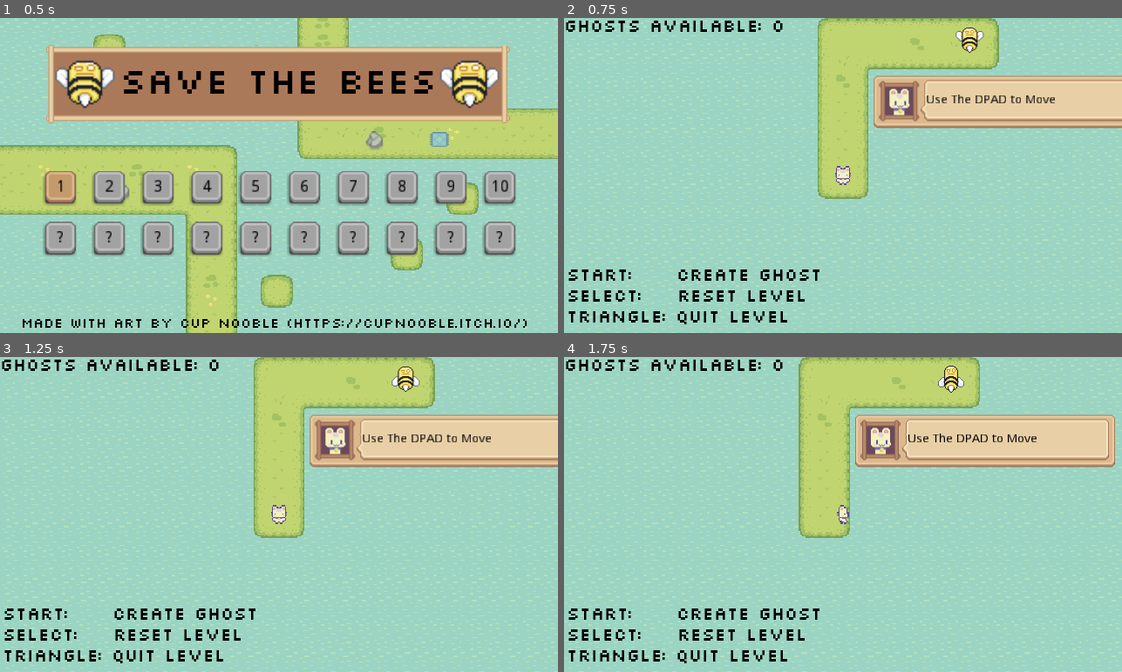
Above: before the commit, frames 1-4 (two rows, left to right).
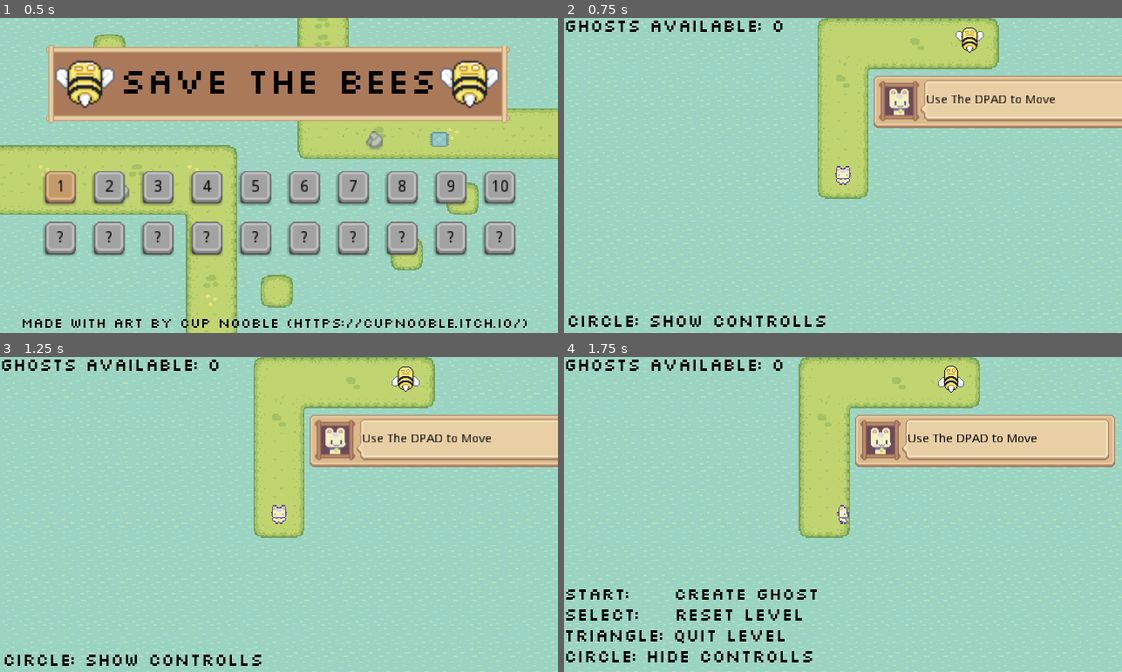
Above: after the commit, the same moments.

Repository: NathanKewley/godot_save_the_bees
Game: Godot game, scene res://scenes/Menu.tscn
Same seed, same stepped clock (60 frames per second), same inputs: the game is played once before the commit and once after it.
Inputs:
- Up to frame 1 (0.5 s): no input
- Up to frame 2 (0.75 s): click "1" at 0.5 s
- Up to frame 3 (1.25 s): no input
- Up to frame 4 (1.75 s): hold D (move_right) from 1.28 s (still down); tap O (show_controls, bound only after the commit) at 1.35 s

Frame 1 is identical in both runs. In frame 2, 2.0% of the frame differs, in the area x 0-47%, y 79-99%; in frame 3, 2.0%; in frame 4, 2.9%, in the area x 0-46%, y 73-98%.

Commit message:
enable toggle controls on screen

Diff:
--- a/project.godot
+++ b/project.godot
@@ -91,6 +91,12 @@
 , Object(InputEventKey,"resource_local_to_scene":false,"resource_name":"","device":0,"alt":false,"shift":false,"control":false,"meta":false,"command":false,"pressed":false,"scancode":0,"physical_scancode":82,"unicode":0,"echo":false,"script":null)
  ]
 }
+show_controls={
+"deadzone": 0.5,
+"events": [ Object(InputEventKey,"resource_local_to_scene":false,"resource_name":"","device":0,"alt":false,"shift":false,"control":false,"meta":false,"command":false,"pressed":false,"scancode":0,"physical_scancode":79,"unicode":0,"echo":false,"script":null)
+, Object(InputEventJoypadButton,"resource_local_to_scene":false,"resource_name":"","device":0,"button_index":1,"pressure":0.0,"pressed":false,"script":null)
+ ]
+}
 
 [input_devices]
 
--- a/scenes/HUD.tscn
+++ b/scenes/HUD.tscn
@@ -1,11 +1,13 @@
-[gd_scene load_steps=3 format=2]
+[gd_scene load_steps=4 format=2]
 
 [ext_resource path="res://assets/fonts/slkscr.ttf" type="DynamicFontData" id=1]
+[ext_resource path="res://scripts/HUD.gd" type="Script" id=2]
 
 [sub_resource type="DynamicFont" id=1]
 font_data = ExtResource( 1 )
 
 [node name="HUD" type="CanvasLayer"]
+script = ExtResource( 2 )
 
 [node name="ghost_tooltip" type="Label" parent="."]
 margin_right = 40.0
@@ -15,12 +17,21 @@
 text = "Ghosts Available: 0"
 
 [node name="controls_tooltip" type="Label" parent="."]
+margin_top = 198.0
+margin_right = 297.0
+margin_bottom = 275.0
+custom_colors/font_color = Color( 0, 0, 0, 1 )
+custom_fonts/font = SubResource( 1 )
+text = "Start:     Create Ghost
+Select:    Reset level
+Triangle: Quit Level
+Circle: Hide Controlls"
+
+[node name="controls_tooltip_hidden" type="Label" parent="."]
 margin_left = 2.0
-margin_top = 215.0
+margin_top = 255.0
 margin_right = 299.0
 margin_bottom = 272.0
 custom_colors/font_color = Color( 0, 0, 0, 1 )
 custom_fonts/font = SubResource( 1 )
-text = "Start:     Create Ghost
-Select:    Reset level
-Triangle: Quit Level"
+text = "Circle: Show Controlls"
--- /dev/null
+++ b/scripts/HUD.gd
@@ -0,0 +1,16 @@
+extends CanvasLayer
+
+func toggle_controls():
+	if $controls_tooltip_hidden.visible == false:
+		$controls_tooltip_hidden.visible = true
+		$controls_tooltip.visible = false
+	else:
+		$controls_tooltip_hidden.visible = false
+		$controls_tooltip.visible = true
+
+func _ready():
+	$controls_tooltip.visible = false
+
+func _process(delta):
+	if Input.is_action_just_pressed("show_controls"):
+		toggle_controls()
